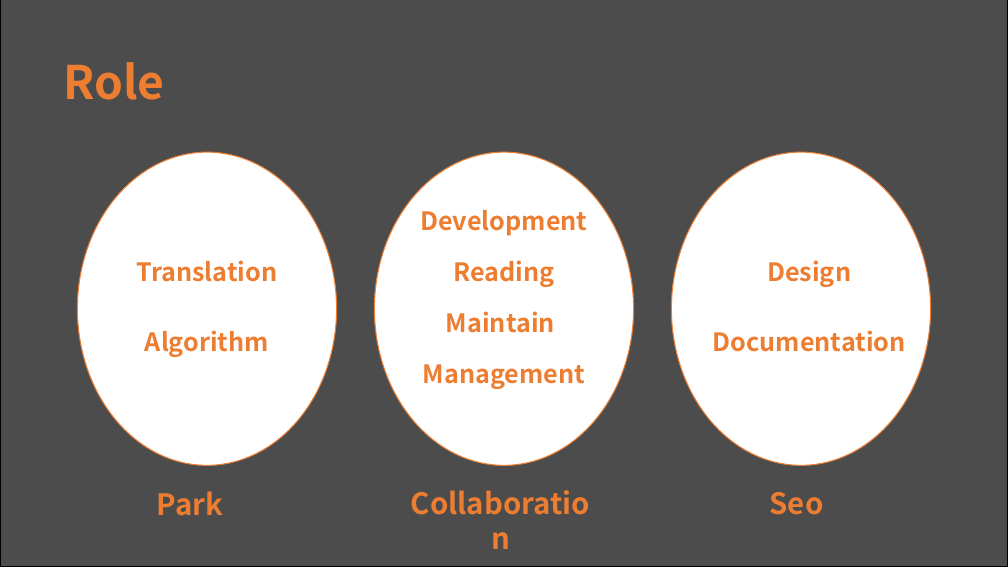
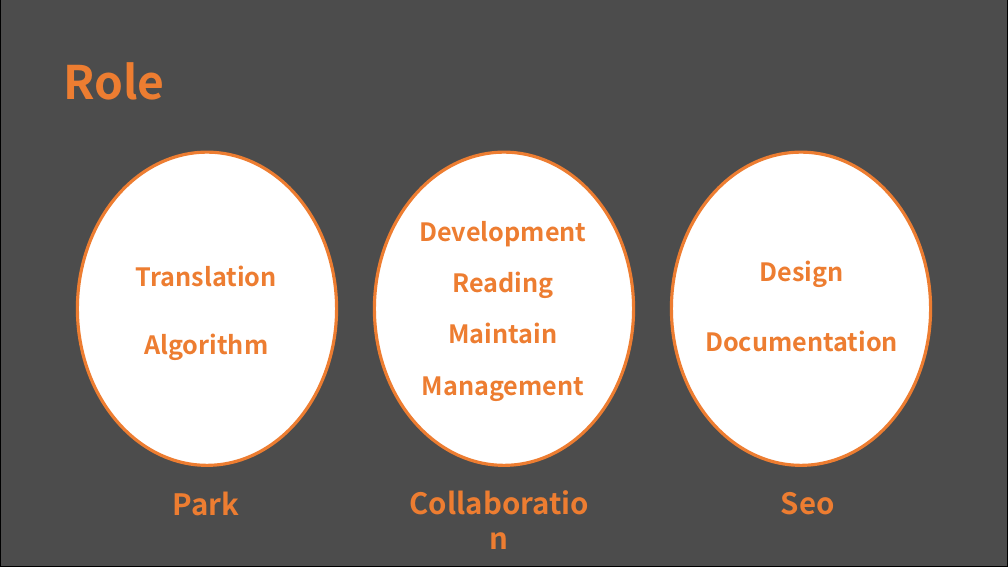
Before and after one commit to hbseo/desktop_calculator, a slide deck: slide 4 of simpsons.pptx. Drawn at 1008x567 pixels with LibreOffice and Linux fonts; fonts in the diff are those of the drawing. Boxes give left, top, right and bottom in pixels: in the first picture for what was removed or moved away, otherwise in the second. Text is boxed around its words. In the diff, an @@ line names an element or a change of style, - is before the commit and + after.

```diff
--- a/simpsons.pptx
+++ b/simpsons.pptx
@@ outline #ED7D31 1 pt to #ED7D31 3 pt in 3 elements at <box>77,152,337,465</box>, <box>374,152,634,465</box>, <box>671,152,931,465</box> @@
@@ text "Translation": place and size @@
-text "Translation" at <box>137,260,278,282</box>
+text "Translation" at <box>136,265,277,287</box>
@@ text "Design": place and size @@
-text "Design" at <box>767,260,851,287</box>
+text "Design" at <box>760,260,844,287</box>
@@ 4 texts: place and size @@
-4 texts at <box>420,210,587,389</box>
+4 texts at <box>419,221,586,401</box>
@@ text "Documentation": place and size @@
-text "Documentation" at <box>713,330,906,352</box>
+text "Documentation" at <box>705,330,898,352</box>
@@ text "Park": place and size @@
-text "Park" at <box>157,491,223,516</box>
+text "Park" at <box>173,491,239,516</box>
@@ text "Seo": place and size @@
-text "Seo" at <box>770,492,824,515</box>
+text "Seo" at <box>781,492,835,515</box>
```
Also in this commit, not shown: 12 other slides changed.
